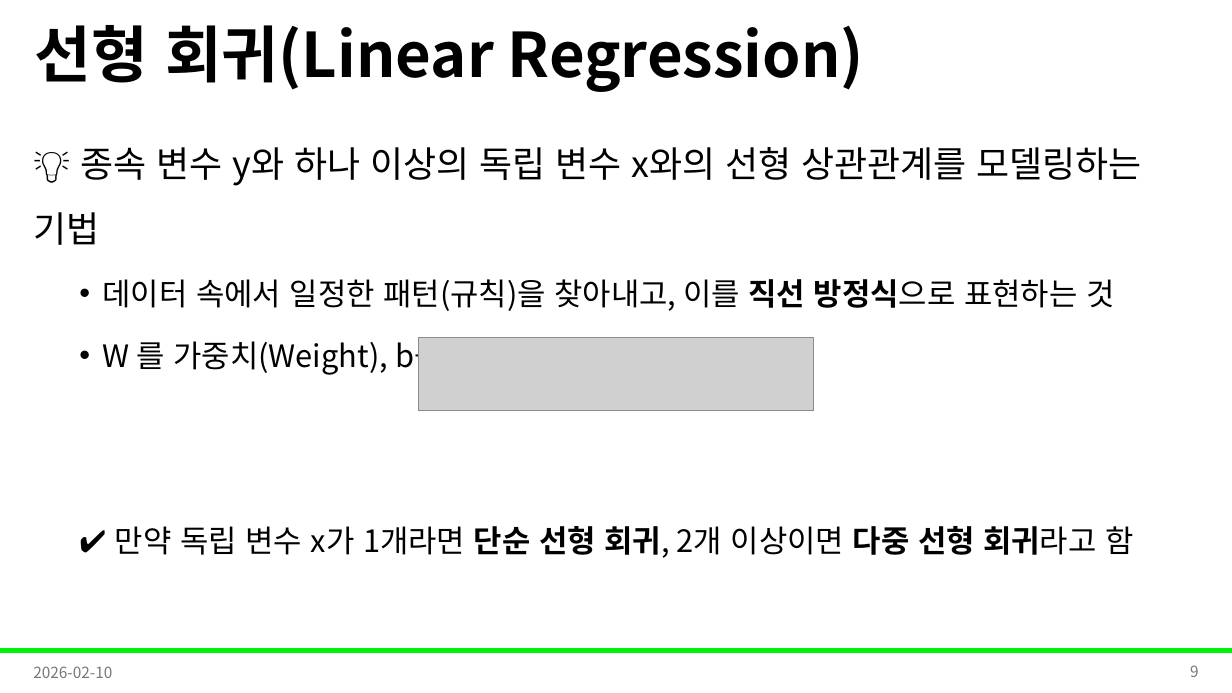
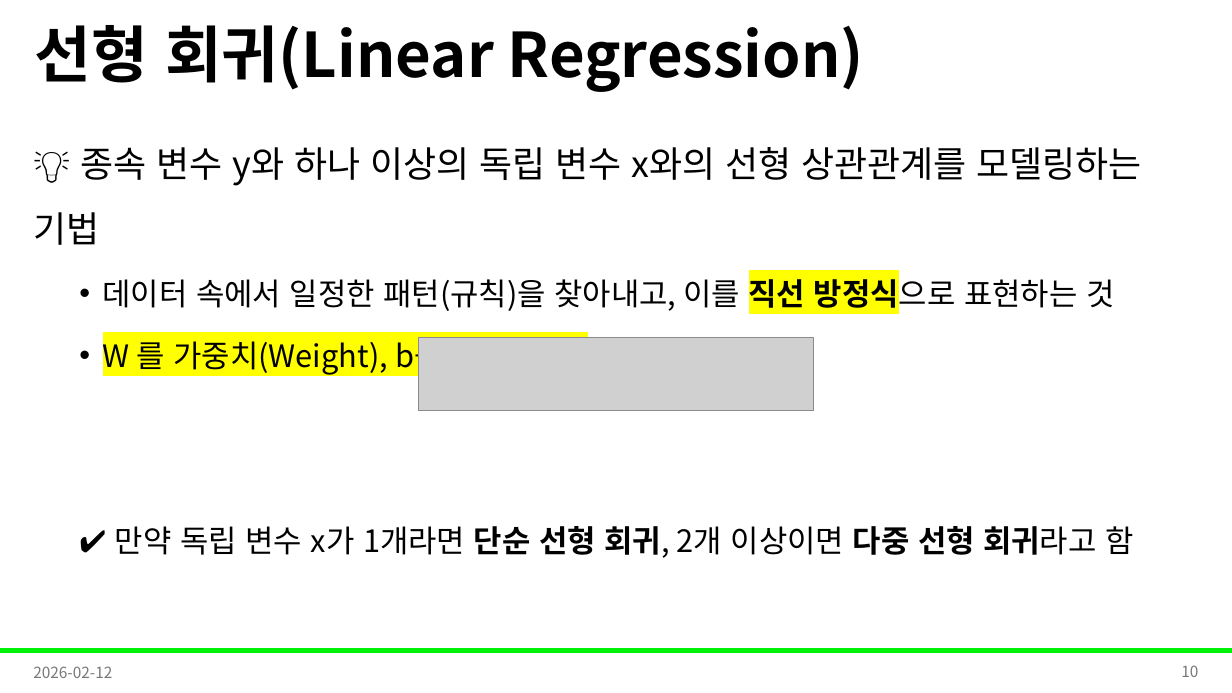
Before and after one commit to Leader-Lesson/KDT_RE_5th, a slide deck: slide 10 of material/5_AI/09_회귀와경사하강법.pptx (slide 9 before the commit). Drawn at 1232x693 pixels with LibreOffice and Linux fonts; fonts in the diff are those of the drawing; grey boxes stand for pictures; background and template pictures are left out. Boxes give left, top, right and bottom in pixels: in the first picture for what was removed or moved away, otherwise in the second. Text is boxed around its words. In the diff, an @@ line names an element or a change of style, - is before the commit and + after.

Commit message:
ppt 업데이트

```diff
--- a/material/5_AI/09_회귀와경사하강법.pptx
+++ b/material/5_AI/09_회귀와경사하강법.pptx
@@ text at (103,274,1114,376): highlight none to #FFFF00 in "직선 방정식으로", "W 를 가중치(Weight), b를 편향(bias)라고" @@
@@ text at (33,666,112,678): text changed @@
-2026-02-10
+2026-02-12
@@ page number at (1181,665,1198,677): text changed @@
-9
+10
```
Also in this commit, not shown: 34 other slides changed, 3 slides added, 2 other files.
